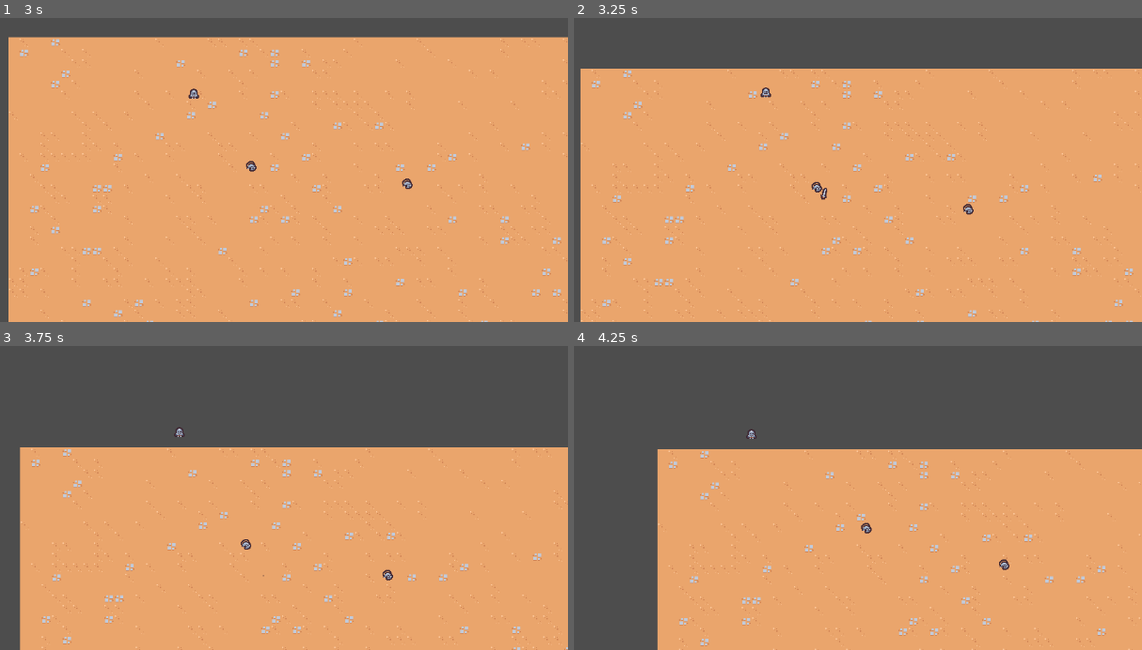
Above: before the commit, frames 1-4 (two rows, left to right).
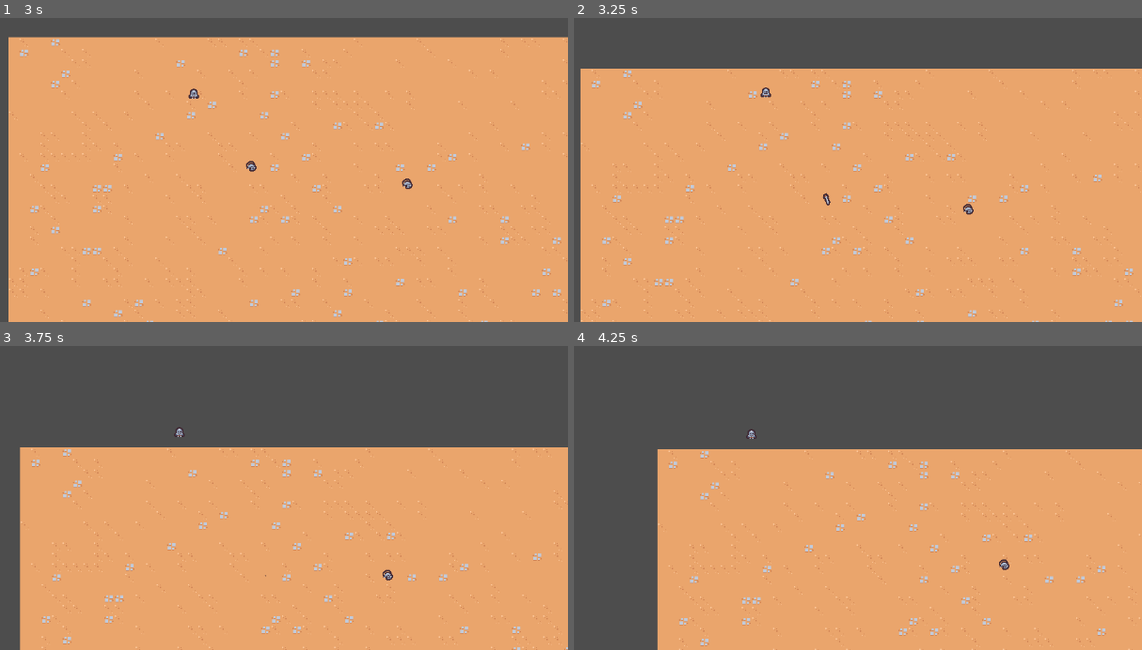
Above: after the commit, the same moments.

Repository: justknick/myFirst2DSurvivorsGame
Game: Godot game, scene res://scenes/main/main.tscn
The game is run twice, just before and just after one commit, with the same random seed, the same clock (stepped at 60 frames per second) and the same inputs.
Inputs:
- Up to frame 1 (3 s): hold D (move_right) 0.53-1.28 s; hold S (move_down) 1.28-2.03 s; hold D (move_right) 2.03-2.78 s; hold W (move_up) from 2.78 s (still down)
- Up to frame 2 (3.25 s): keep holding W (move_up)
- Up to frame 3 (3.75 s): release W (move_up) at 3.53 s; hold A (move_left) from 3.53 s (still down)
- Up to frame 4 (4.25 s): keep holding A (move_left)

Frame 1 is identical in both runs. In frame 2, 0.1% of the frame differs, in the area x 41-46%, y 53-62%; in frame 3, less than 0.1%; in frame 4, less than 0.1%.

Commit message:
update project settings (labeled 3 layers), sword ability (sword hitbox), sword ability controller (sword angle offset), basic enemy (enemy hurtbox)

Diff:
--- a/project.godot
+++ b/project.godot
@@ -48,6 +48,12 @@
 ]
 }
 
+[layer_names]
+
+2d_physics/layer_1="Terrain"
+2d_physics/layer_2="Player"
+2d_physics/layer_3="Enemy"
+
 [rendering]
 
 textures/canvas_textures/default_texture_filter=0
--- a/scenes/ability/sword_ability/sword_ability.tscn
+++ b/scenes/ability/sword_ability/sword_ability.tscn
@@ -27,6 +27,18 @@
 "transitions": PackedFloat32Array(1),
 "update": 0,
 "values": [Vector2(1, 1)]
+}
+tracks/2/type = "value"
+tracks/2/imported = false
+tracks/2/enabled = true
+tracks/2/path = NodePath("Area2D/CollisionShape2D:disabled")
+tracks/2/interp = 1
+tracks/2/loop_wrap = true
+tracks/2/keys = {
+"times": PackedFloat32Array(0),
+"transitions": PackedFloat32Array(1),
+"update": 1,
+"values": [true]
 }
 
 [sub_resource type="Animation" id="Animation_dbawg"]
@@ -71,12 +83,27 @@
 "method": &"queue_free"
 }]
 }
+tracks/3/type = "value"
+tracks/3/imported = false
+tracks/3/enabled = true
+tracks/3/path = NodePath("Area2D/CollisionShape2D:disabled")
+tracks/3/interp = 1
+tracks/3/loop_wrap = true
+tracks/3/keys = {
+"times": PackedFloat32Array(0, 0.2, 0.4),
+"transitions": PackedFloat32Array(1, 1, 1),
+"update": 1,
+"values": [true, false, true]
+}
 
 [sub_resource type="AnimationLibrary" id="AnimationLibrary_tymy0"]
 _data = {
 "RESET": SubResource("Animation_3igil"),
 "swing": SubResource("Animation_dbawg")
 }
+
+[sub_resource type="RectangleShape2D" id="RectangleShape2D_ros0f"]
+size = Vector2(30, 30)
 
 [node name="SwordAbility" type="Node2D"]
 
@@ -89,3 +116,12 @@
 [node name="Sprite2D" type="Sprite2D" parent="."]
 texture = ExtResource("1_jkila")
 offset = Vector2(0, -5)
+
+[node name="Area2D" type="Area2D" parent="."]
+collision_layer = 4
+collision_mask = 0
+
+[node name="CollisionShape2D" type="CollisionShape2D" parent="Area2D"]
+position = Vector2(15, 0)
+shape = SubResource("RectangleShape2D_ros0f")
+disabled = true
--- a/scenes/ability/sword_ability_controller/sword_ability_controller.gd
+++ b/scenes/ability/sword_ability_controller/sword_ability_controller.gd
@@ -41,3 +41,8 @@
 	# we will add child node to the scene where player node is (i.e. main)
 	player.get_parent().add_child(sword_instance)
 	sword_instance.global_position = enemies[0].global_position
+	sword_instance.global_position += Vector2.RIGHT.rotated(randf_range(0, TAU)) * 4
+
+	# will angle the sword toward the enemy
+	var enemy_direction = enemies[0].global_position - sword_instance.global_position
+	sword_instance.rotation = enemy_direction.angle()
--- a/scenes/basic_enemy/basic_enemy.gd
+++ b/scenes/basic_enemy/basic_enemy.gd
@@ -5,7 +5,8 @@
 
 # Called when the node enters the scene tree for the first time.
 func _ready():
-	pass # Replace with function body.
+	#connect to a 'Area2D' signal
+	$Area2D.area_entered.connect(on_area_entered)
 
 
 # Called every frame. 'delta' is the elapsed time since the previous frame.
@@ -20,3 +21,8 @@
 	if player_node != null:
 		return (player_node.global_position - global_position).normalized()
 	return Vector2.ZERO
+
+
+
+func on_area_entered(other_area: Area2D):
+	queue_free()
--- a/scenes/basic_enemy/basic_enemy.tscn
+++ b/scenes/basic_enemy/basic_enemy.tscn
@@ -1,7 +1,10 @@
-[gd_scene load_steps=4 format=3 uid="uid://denkueydt5rnh"]
+[gd_scene load_steps=5 format=3 uid="uid://denkueydt5rnh"]
 
 [ext_resource type="Script" path="res://scenes/basic_enemy/basic_enemy.gd" id="1_ydhnh"]
 [ext_resource type="Texture2D" uid="uid://138ki7nr65ho" path="res://scenes/basic_enemy/tile_0124.png" id="2_mcspf"]
+
+[sub_resource type="CircleShape2D" id="CircleShape2D_61xxu"]
+radius = 12.0
 
 [sub_resource type="CircleShape2D" id="CircleShape2D_77axf"]
 radius = 6.0
@@ -10,6 +13,13 @@
 collision_layer = 0
 script = ExtResource("1_ydhnh")
 
+[node name="Area2D" type="Area2D" parent="."]
+collision_layer = 0
+collision_mask = 4
+
+[node name="CollisionShape2D" type="CollisionShape2D" parent="Area2D"]
+shape = SubResource("CircleShape2D_61xxu")
+
 [node name="Sprite2D" type="Sprite2D" parent="."]
 texture = ExtResource("2_mcspf")
 
Not shown: 1 places in scenes/ability/sword_ability/sword_ability.tscn that only renumber resources
